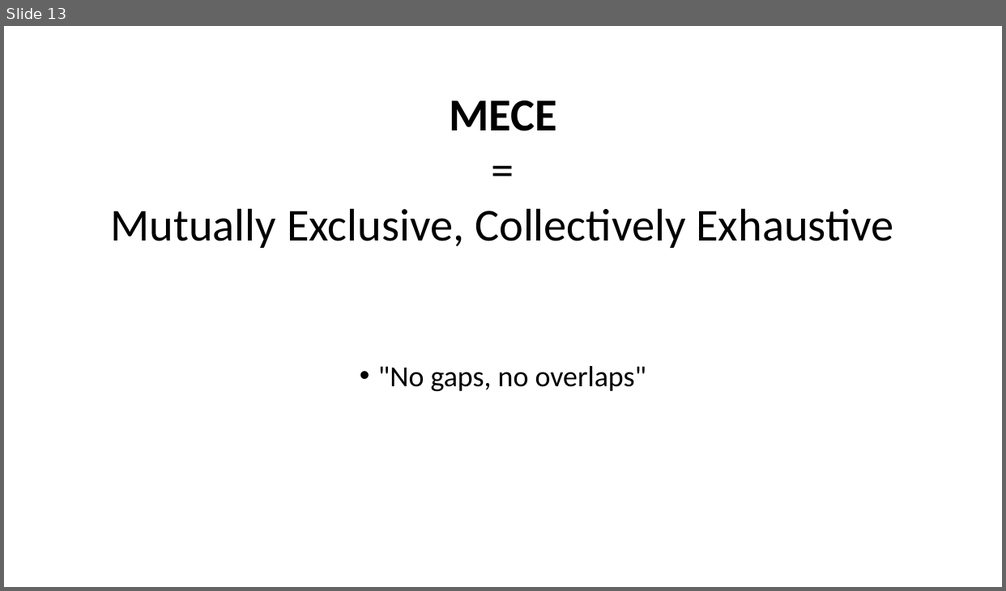
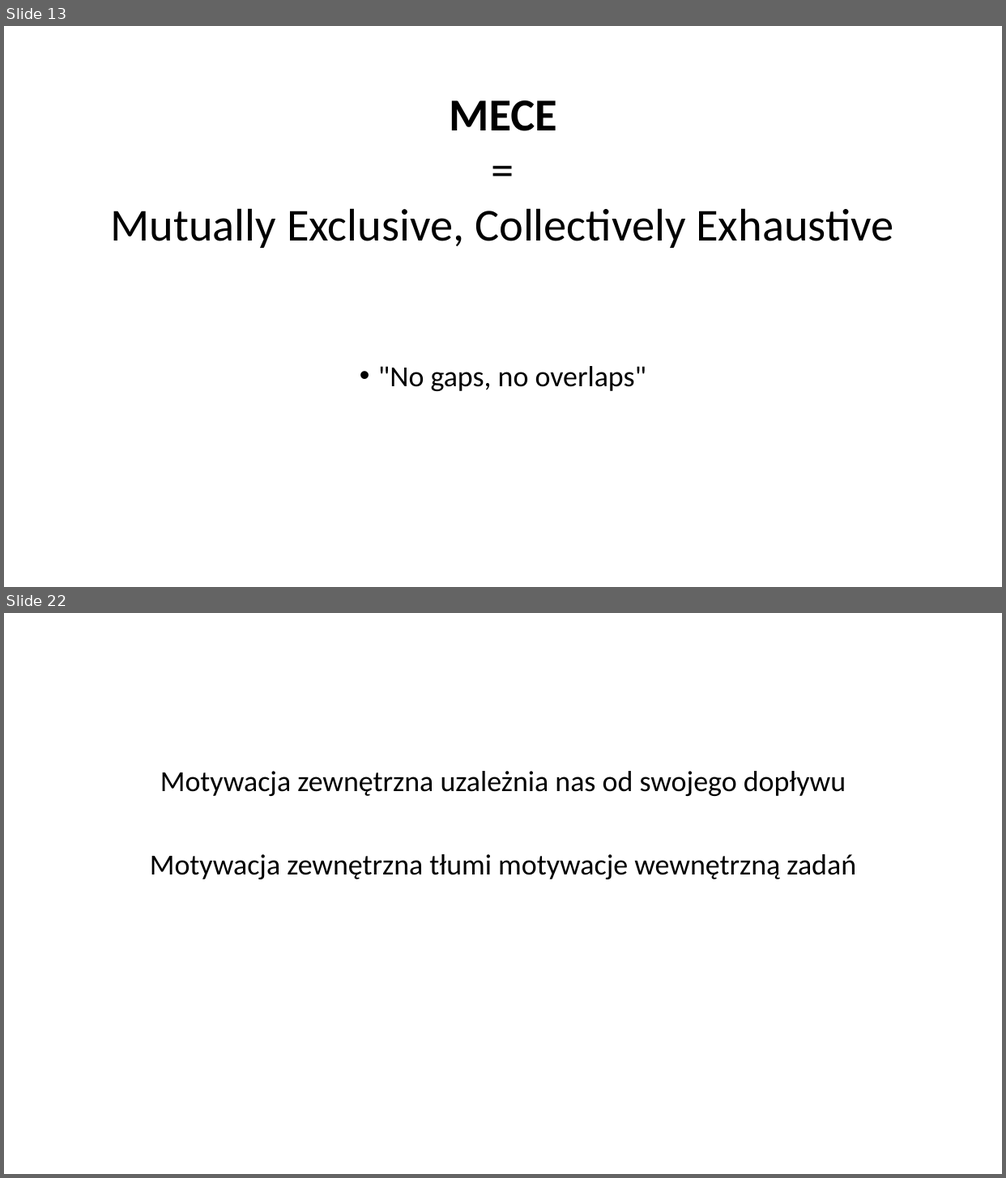
Before and after one commit to Jblew/mece-motivation-workshops, a slide deck: prezentacja-v1.pptx. Shown one above the other, each under a label of ours: slide 13 before the commit, slides 13 and 22 after it; the slides between them are not shown. The pictures are 1006x591 and 1006x1178 pixels, drawn with LibreOffice and Linux fonts; fonts in the diff are those of the drawing. Boxes give left, top, right and bottom in pixels: in the first picture for what was removed or moved away, otherwise in the second. Text is boxed around its words. In the diff, an @@ line names an element or a change of style, - is before the commit and + after.

```diff
--- a/prezentacja-v1.pptx
+++ b/prezentacja-v1.pptx
@@ slide 22 added at [4, 613, 1002, 1174], background #FFFFFF @@
@@ text added at [150, 771, 856, 879], 28 pt, text #000000 @@
+Motywacja zewnętrzna uzależnia nas od swojego dopływu
+Motywacja zewnętrzna tłumi motywacje wewnętrzną zadań
```
Also in this commit, not shown: 1 slide changed, 32 other slides added, 3 other files.
